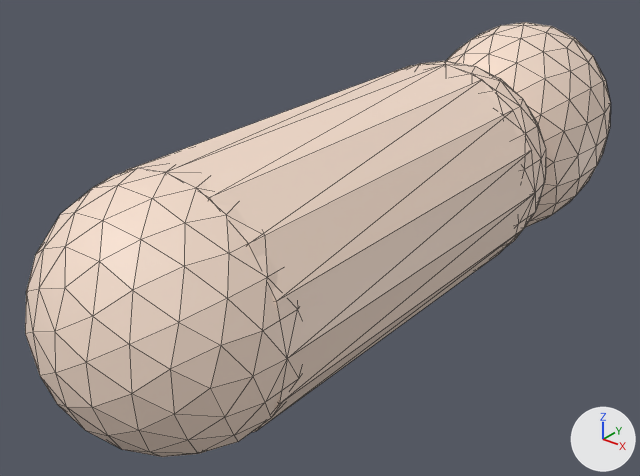
A saved change to the glTF model assets/models/characters/windman_parts/windman_left_lower_arm.glb.
One viewpoint serves both versions: a camera (50 mm lens) standing at (0.204, -0.261, 0.155) and looking at (-0.02, 0.018, -0.018). The lights are fixed; the arrows at lower right show +X, +Y and +Z. The picture after the commit comes second. Mesh edges are drawn as thin lines. Vertices at exactly the same position are counted once.

Names of what the first picture shows: 'geometry_0'.
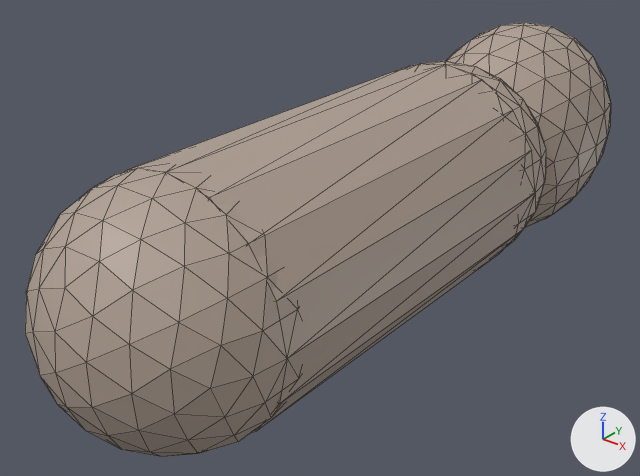
Boxes [x1, y1, x2, y2] around the edits, measured in the pictures (640 x 476 px):
```json
{"part": 1, "of": "me_geometry_0", "change": "recoloured", "before": [25, 22, 611, 457], "after": [25, 22, 611, 457], "on screen": "darker"}
```

Edits to the scene script, one JSON object a line:
```json
{"block": "me_geometry_0", "where": "me_geometry_0.from_pydata(...)  # 518 vertices, 1024 faces; spans x -0.05..0.05, y -0.135..0.226, z -0.055..0.055"}
{"block": "me_geometry_0", "where": "# used by ob_geometry_0; location = (0.0, 0.0, 0.0)"}
{"block": "me_geometry_0", "change": "me_geometry_0 part 1: 1024 faces centred in x -0.049..0.049, y -0.134..0.224, z -0.053..0.053 are repainted in the vertex colours; the middle colour goes from beige #f7dfce to beige #b0a093"}
```
